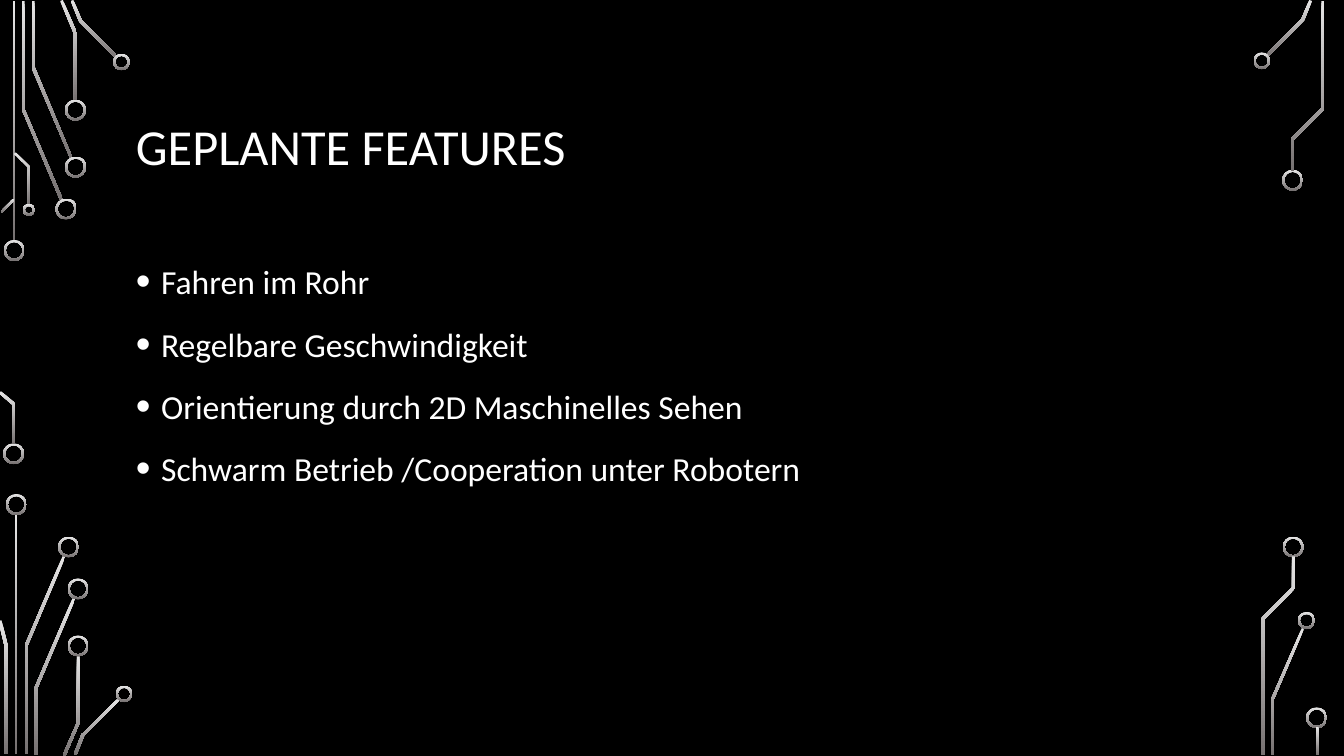
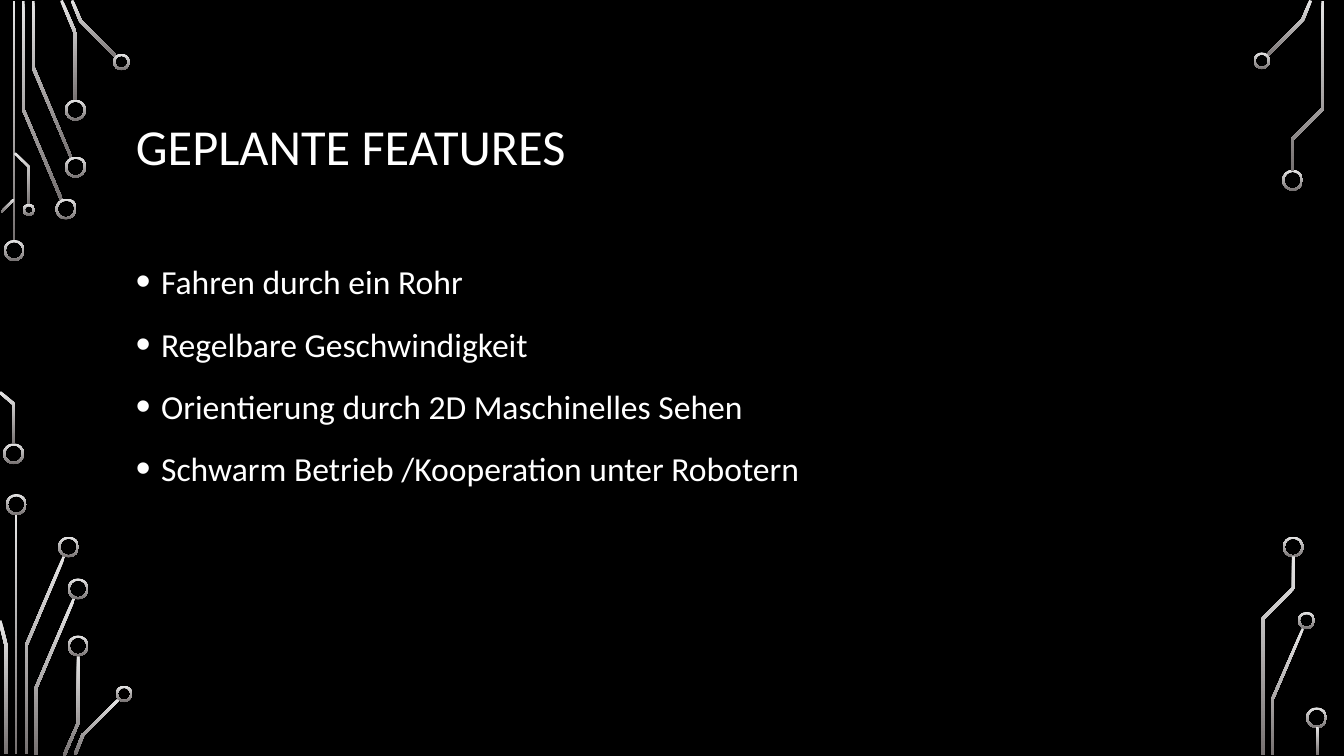
Before and after one commit to yaba-source/canalchecker, a slide deck: slide 4 of The Canalchecker.pptx (slide 7 before the commit). Drawn at 1344x756 pixels with LibreOffice and Linux fonts; fonts in the diff are those of the drawing; background and template pictures are left out. Boxes give left, top, right and bottom in pixels: in the first picture for what was removed or moved away, otherwise in the second. Text is boxed around its words. In the diff, an @@ line names an element or a change of style, - is before the commit and + after.

```diff
--- a/The Canalchecker.pptx
+++ b/The Canalchecker.pptx
@@ text at [161,270,463,295]: text changed @@
-• Fahren im Rohr
+• Fahren durch ein Rohr
@@ text at [161,457,799,487]: text changed @@
-• Schwarm Betrieb /Cooperation unter Robotern
+• Schwarm Betrieb /Kooperation unter Robotern
```
Also in this commit, not shown: 2 other slides changed, 1 slide added, 1 slide removed.
